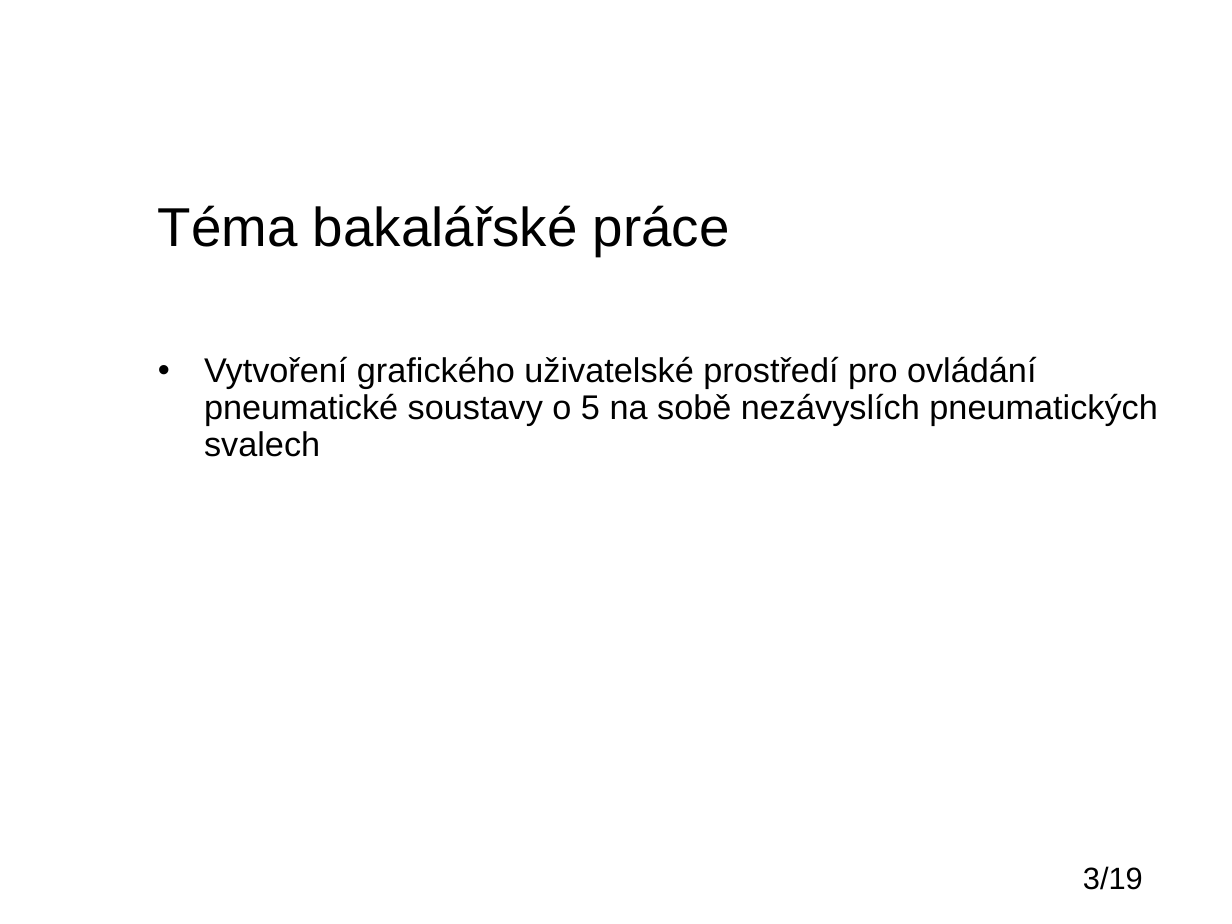
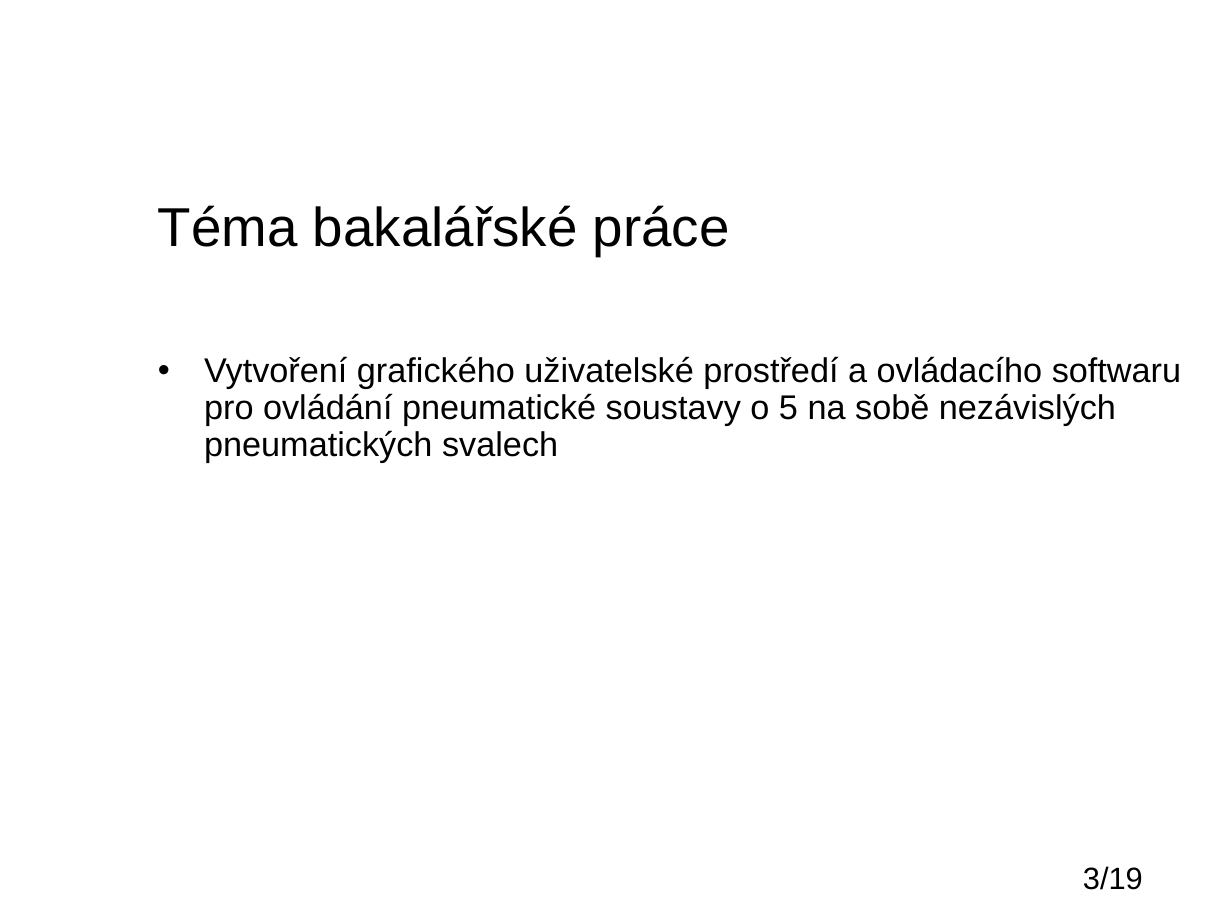
Before and after one commit to IronKnee22/Bakalarka, a slide deck: slide 3 of Obhajoba_darsamar.pptx. Drawn at 1232x924 pixels with LibreOffice and Linux fonts; fonts in the diff are those of the drawing; background and template pictures are left out. Boxes give left, top, right and bottom in pixels: in the first picture for what was removed or moved away, otherwise in the second. Text is boxed around its words. In the diff, an @@ line names an element or a change of style, - is before the commit and + after.

```diff
--- a/Obhajoba_darsamar.pptx
+++ b/Obhajoba_darsamar.pptx
@@ text at <box>204,356,1181,462</box>: text changed @@
-• Vytvoření grafického uživatelské prostředí pro ovládání pneumatické soustavy o 5 na sobě nezávyslích pneumatických svalech
+• Vytvoření grafického uživatelské prostředí a ovládacího softwaru pro ovládání pneumatické soustavy o 5 na sobě nezávislých pneumatických svalech
```
Also in this commit, not shown: 2 other slides changed.
